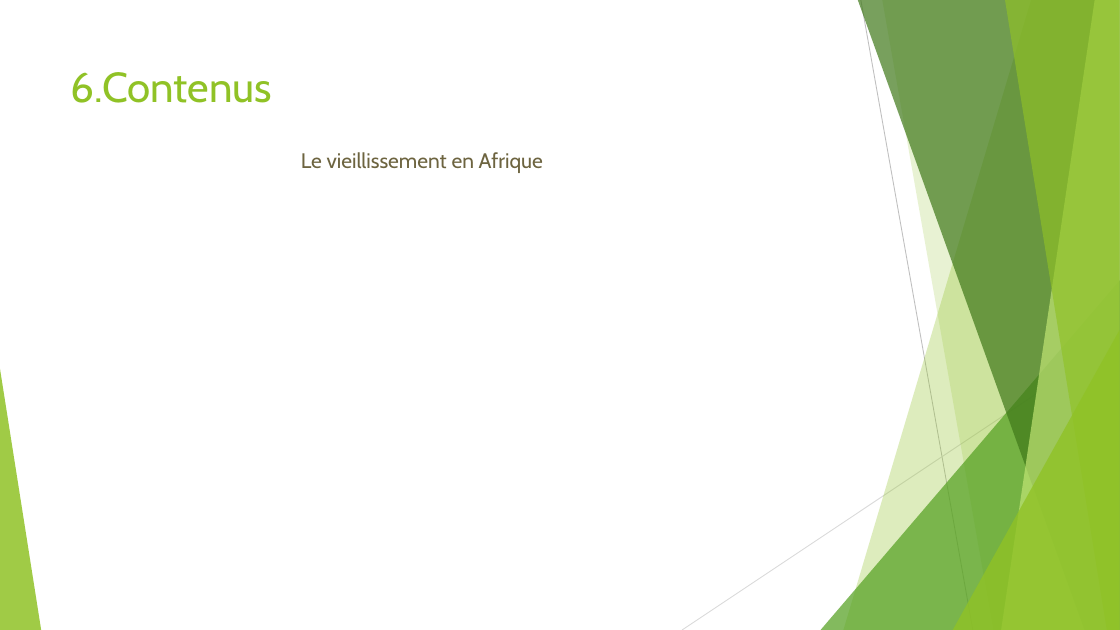
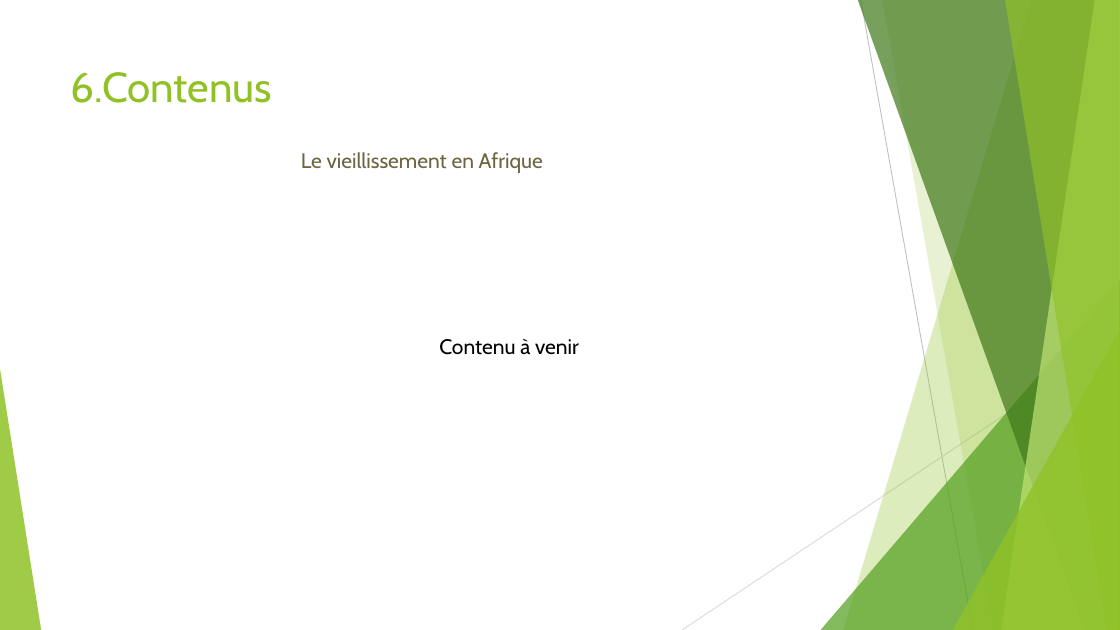
Before and after one commit to Michael-Serva/maison_philo_v2, a slide deck: slide 21 of doc/cahier_des_charges_maisonphilo_version Nina (2).pptx (slide 20 before the commit). Drawn at 1120x630 pixels with LibreOffice and Linux fonts; fonts in the diff are those of the drawing. Boxes give left, top, right and bottom in pixels: in the first picture for what was removed or moved away, otherwise in the second. Text is boxed around its words. In the diff, an @@ line names an element or a change of style, - is before the commit and + after.

```diff
--- a/doc/cahier_des_charges_maisonphilo_version Nina (2).pptx
+++ b/doc/cahier_des_charges_maisonphilo_version Nina (2).pptx
@@ text added at [439, 339, 579, 355], 18 pt, text #000000 @@
+Contenu à venir
```
Also in this commit, not shown: 4 other slides changed, 7 slides added, 2 slides removed, 2 other files.
